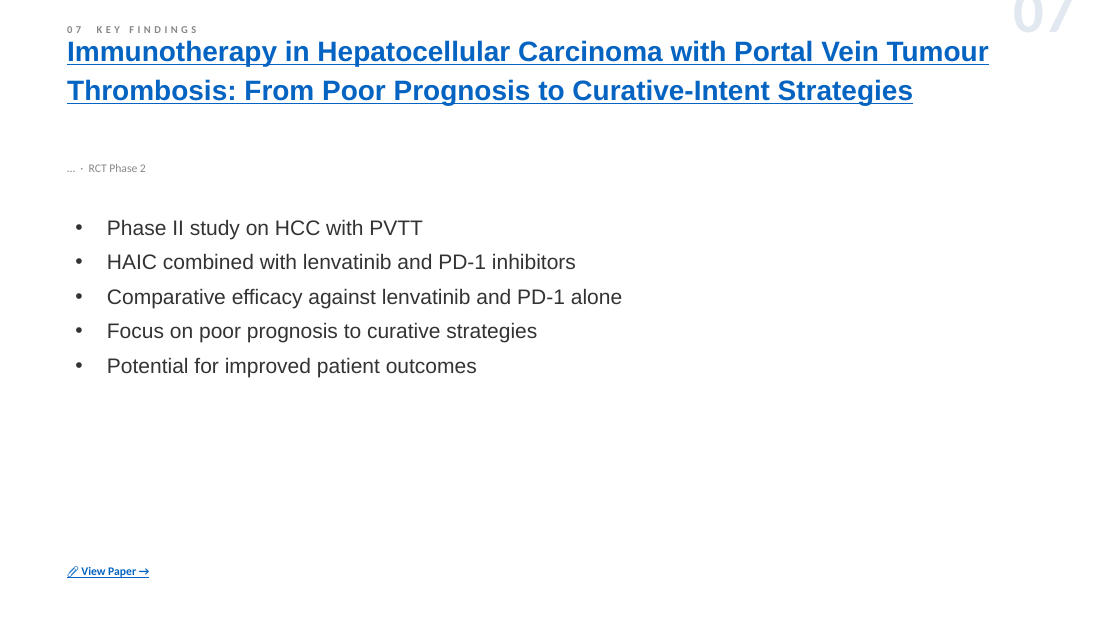
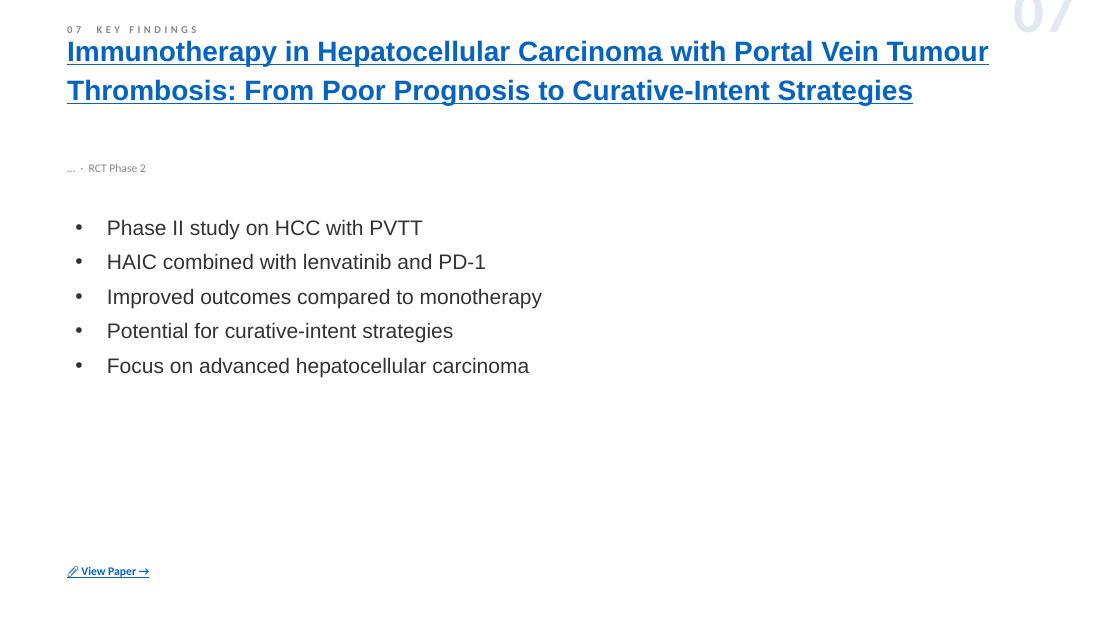
Before and after one commit to jejenhu-maker/hcc-weekly-digest, a slide deck: slide 9 of docs/digest-en.pptx. Drawn at 1120x630 pixels with LibreOffice and Linux fonts; fonts in the diff are those of the drawing. Boxes give left, top, right and bottom in pixels: in the first picture for what was removed or moved away, otherwise in the second. Text is boxed around its words. In the diff, an @@ line names an element or a change of style, - is before the commit and + after.

```diff
--- a/docs/digest-en.pptx
+++ b/docs/digest-en.pptx
@@ text at (x1=107, y1=253, x2=543, y2=377): text changed @@
-• HAIC combined with lenvatinib and PD-1 inhibitors
-• Comparative efficacy against lenvatinib and PD-1 alone
-• Focus on poor prognosis to curative strategies
-• Potential for improved patient outcomes
+• HAIC combined with lenvatinib and PD-1
+• Improved outcomes compared to monotherapy
+• Potential for curative-intent strategies
+• Focus on advanced hepatocellular carcinoma
```
Also in this commit, not shown: 10 other slides changed, 1 slide added, 4 other files.
